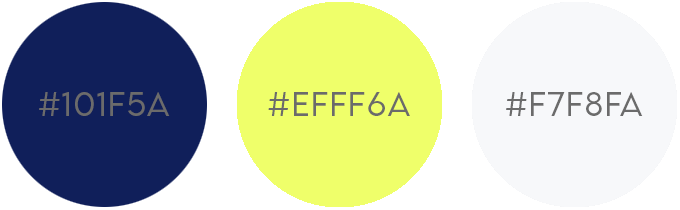
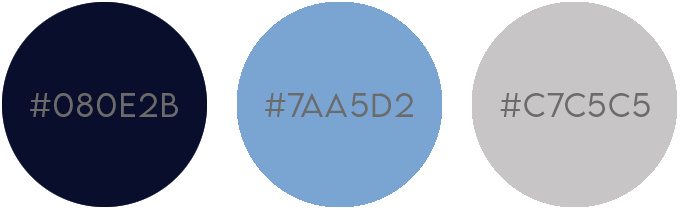
Layer changes from the first 680x210 image to the second:
renamed "#f7f8fa" to "#c7c5c5", painted on it over [500, 92, 650, 117]
painted on "Layer 3" over [472, 2, 677, 207]
renamed "#efff6a" to "#7aa5d2", painted on it over [265, 92, 413, 117]
painted on "Layer 2" over [237, 2, 442, 207]
renamed "#101f5a" to "#080e2b", painted on it over [30, 92, 178, 117]
painted on "Layer 1" over [2, 2, 207, 207]
